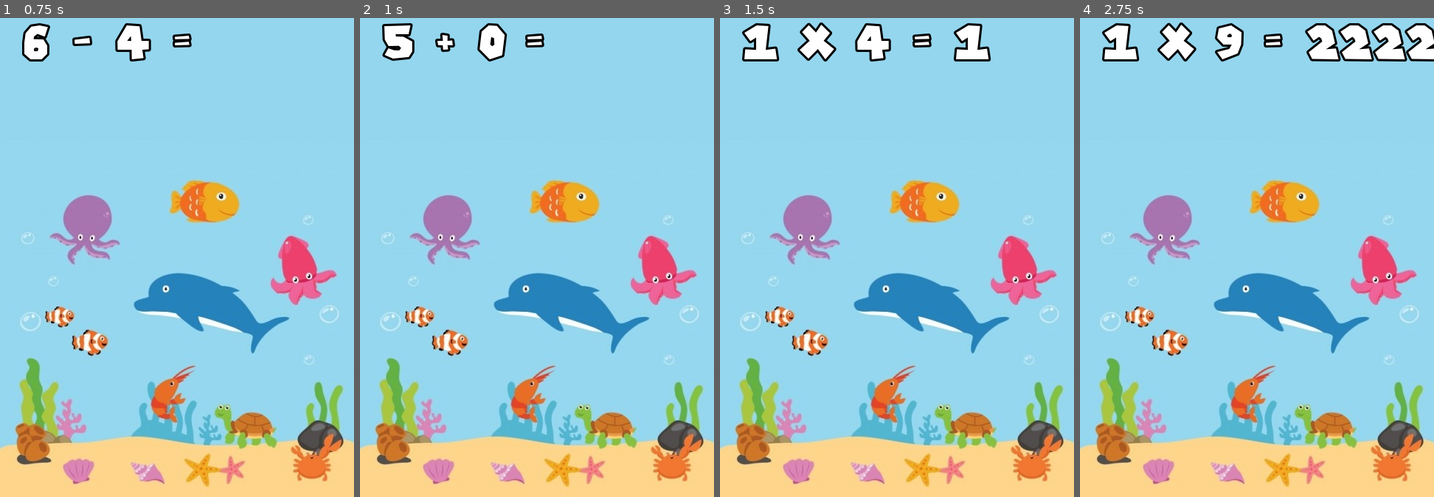
Above: before the commit, frames 1-4 (left to right).
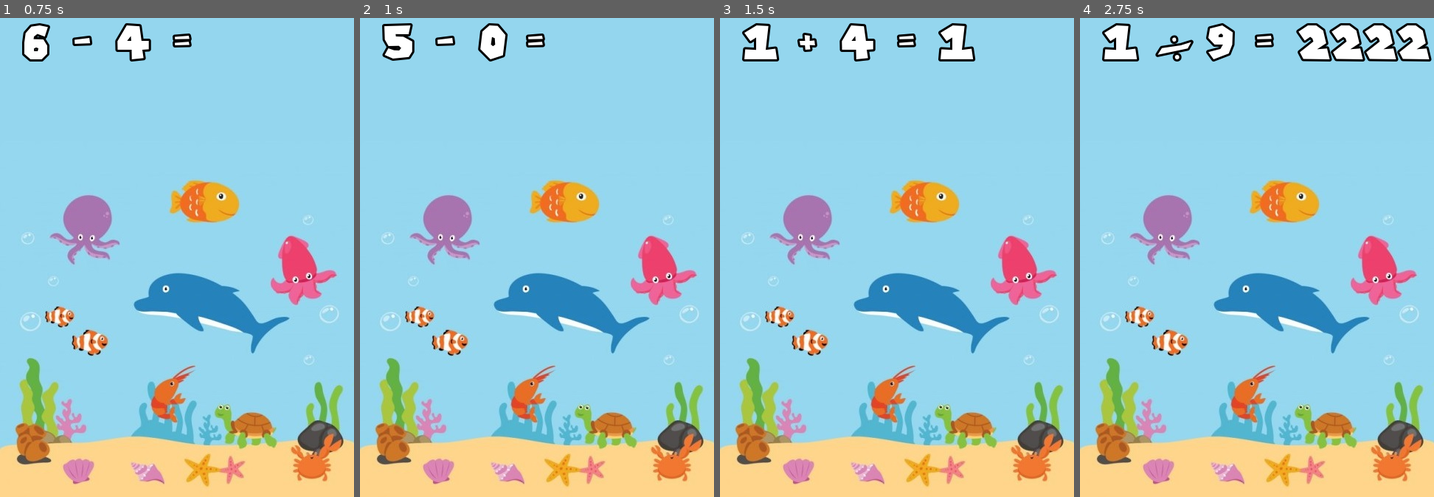
Above: after the commit, the same moments.

Repository: leandroruisjbv/aquarithmetics
Game: Godot game, scene res://cenas/Jogador.tscn
Same seed, same stepped clock (60 frames per second), same inputs: the game is played once before the commit and once after it.
Inputs:
- Up to frame 1 (0.75 s): tap Enter (ui_accept) at 0.5 s; hold 0 from 0.53 s (still down)
- Up to frame 2 (1 s): keep holding 0; tap Enter (ui_accept) at 0.77 s
- Up to frame 3 (1.5 s): tap Enter (ui_accept) at 1.25 s; release 0 at 1.28 s; tap 1 at 1.35 s
- Up to frame 4 (2.75 s): tap Enter (ui_accept) at 1.52, 2 s; hold 2 from 2.03 s (still down)

Frame 1 is identical in both runs. In frame 2, 0.3% of the frame differs, in the area x 21-53%, y 1-10%; in frame 3, 2.5%; in frame 4, 3.3%, in the area x 21-100%, y 0-10%.

Commit message:
Signo de divisão
Originalmente, a fonte do Mário não possuia o signo de divisão desejado  “÷” (U+00F7) Unicode. Usando um software de edição de fonte, o caractere, em questão foi desenhado e inserido.

Diff:
--- a/scripts/Jogador.gd
+++ b/scripts/Jogador.gd
@@ -4,7 +4,7 @@
 var screen_size  # Size of the game window.
 var text # Texto do Mostrador (display)
 var rng = RandomNumberGenerator.new()
-var diff = 2 # Dificuldade (de 1 à 3)
+var diff = 3 # Dificuldade (de 1 à 3)
 var resposta = "" # É a resposta que o usuário envia
 var ponto = 0 # Separador de decimais
 var question = "" # Pergunta
@@ -17,7 +17,6 @@
 	screen_size = get_viewport_rect().size
 	gera_questao()
 
-
 func _process(delta):
 
 	if not delay > 0:
@@ -29,7 +28,6 @@
 		elif Input.is_key_pressed(KEY_KP_0) or Input.is_key_pressed(KEY_0) :
 			if resposta != '':
 				atualiza_display('0')  # Para não mostrar um 0 à esquerde de outro 0
-
 
 		elif Input.is_key_pressed(KEY_1) or Input.is_key_pressed(KEY_KP_1):
 			atualiza_display('1')
@@ -84,10 +82,16 @@
 	print (resposta)
 
 func gera_questao():
+	op = gera_operador()
+	if op == "÷" : print("divisaum")
+	if op == "+" : print("adição")
+	if op == "-" : print("subtração")
+	if op == "x" : print("multiplicação")
+
 	rng.randomize()
 	a = rng.randi_range(0, 9)
 	b = rng.randi_range(0, 9)
-	op = gera_operador()
+
 	var format_string = "%s %s %s = "
 	question = format_string % [a, op, b]
 	atualiza_display(question)
Binary file changed: assets/SuperMario256.ttf
